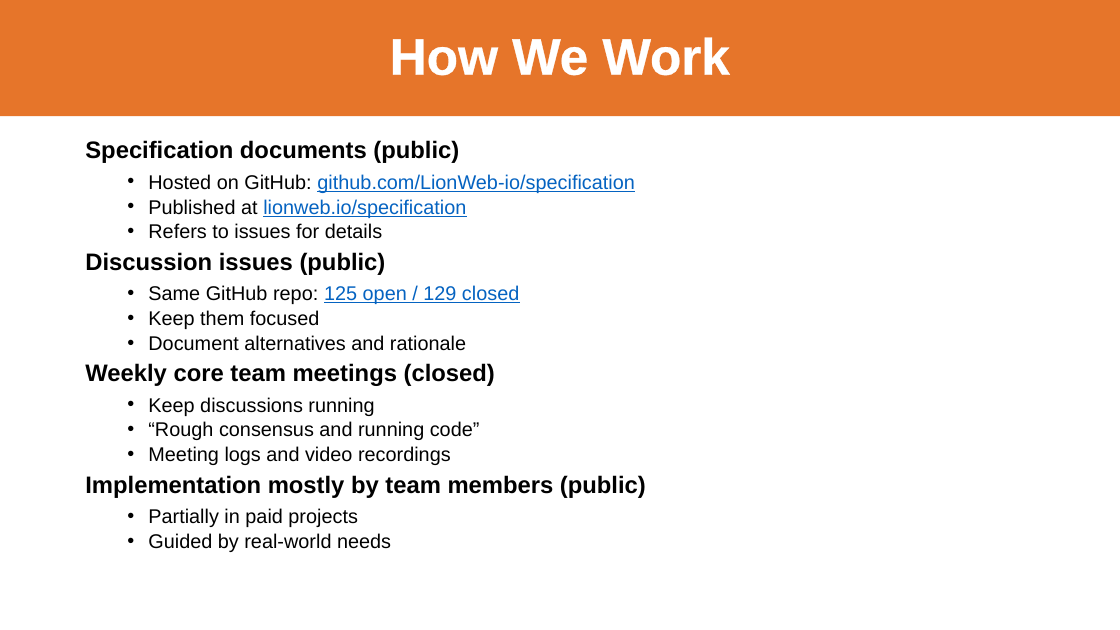
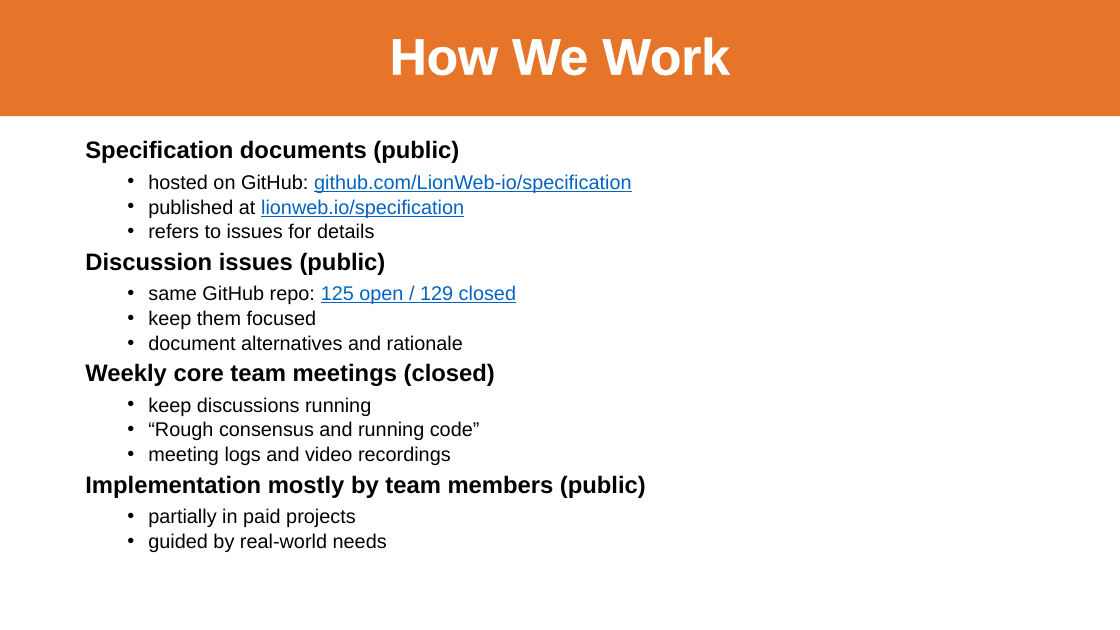
Before and after one commit to LionWeb-io/specification, a slide deck: slide 12 of resources/LangDev 2024 Talk.pptx (slide 22 before the commit). Drawn at 1120x630 pixels with LibreOffice and Linux fonts; fonts in the diff are those of the drawing; background and template pictures are left out. Boxes give left, top, right and bottom in pixels: in the first picture for what was removed or moved away, otherwise in the second. Text is boxed around its words. In the diff, an @@ line names an element or a change of style, - is before the commit and + after.

```diff
--- a/resources/LangDev 2024 Talk.pptx
+++ b/resources/LangDev 2024 Talk.pptx
@@ text at [148,174,631,239]: text changed @@
-  • Hosted on GitHub: github.com/LionWeb-io/specification
-  • Published at lionweb.io/specification
-  • Refers to issues for details
+  • hosted on GitHub: github.com/LionWeb-io/specification
+  • published at lionweb.io/specification
+  • refers to issues for details
@@ text at [148,285,516,351]: text changed @@
-  • Same GitHub repo: 125 open / 129 closed
-  • Keep them focused
-  • Document alternatives and rationale
+  • same GitHub repo: 125 open / 129 closed
+  • keep them focused
+  • document alternatives and rationale
@@ text at [148,397,371,416]: text changed @@
-  • Keep discussions running
+  • keep discussions running
@@ text at [148,446,451,465]: text changed @@
-  • Meeting logs and video recordings
+  • meeting logs and video recordings
@@ text at [148,508,387,552]: text changed @@
-  • Partially in paid projects
-  • Guided by real-world needs
+  • partially in paid projects
+  • guided by real-world needs
```
Also in this commit, not shown: 20 other slides changed, 1 slide added, 1 slide removed.
